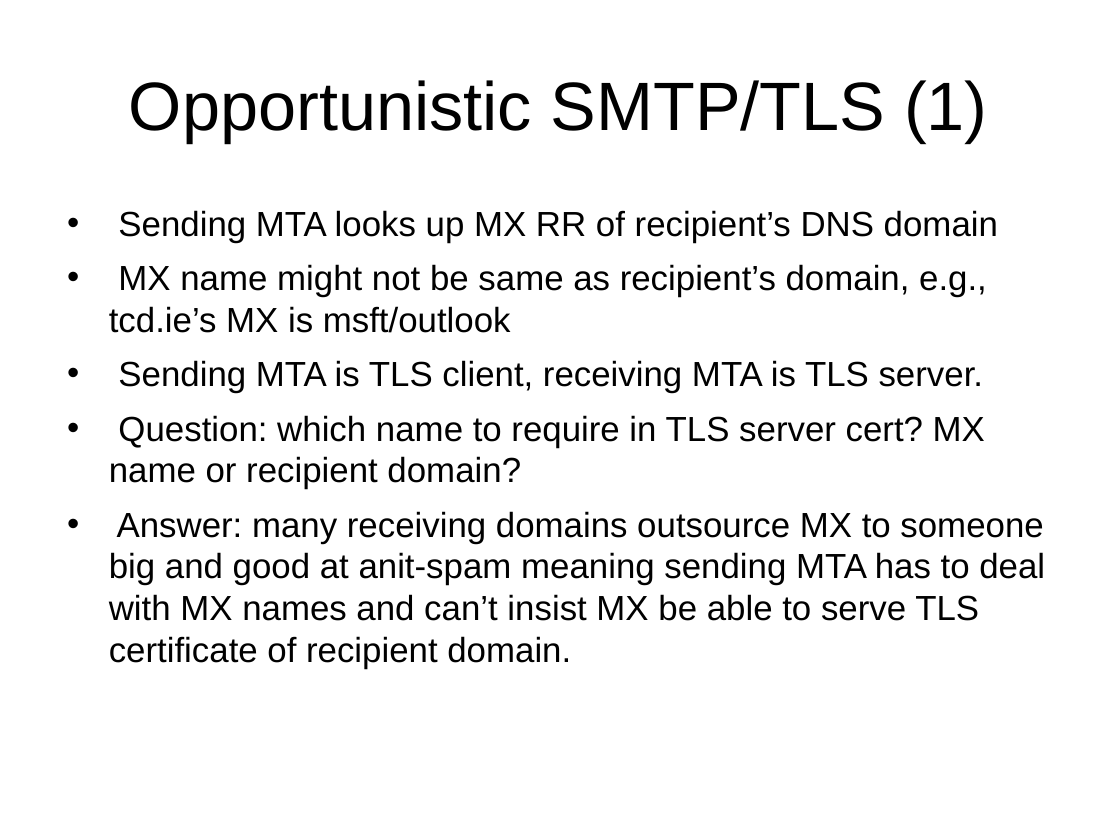
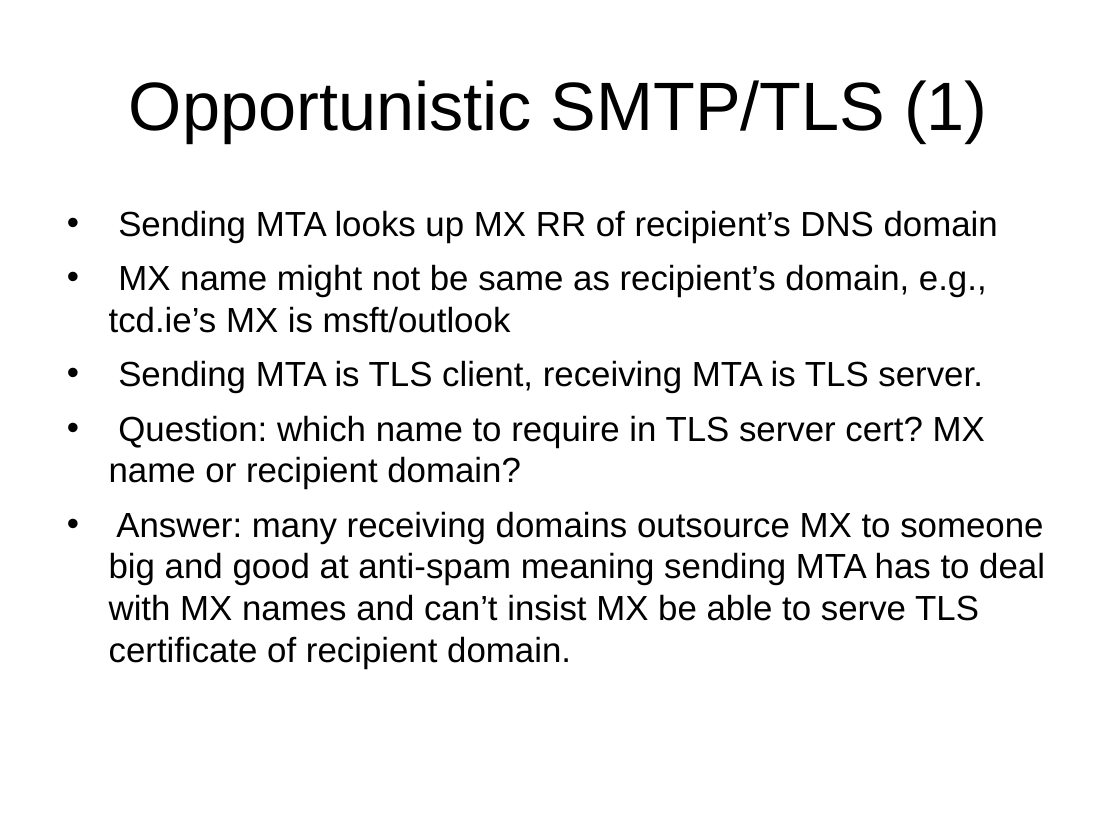
Before and after one commit to sftcd/cs7053, a slide deck: slide 10 of 2016lectures/04-spam.ppt. Drawn at 1120x840 pixels with LibreOffice and Linux fonts; fonts in the diff are those of the drawing. Boxes give left, top, right and bottom in pixels: in the first picture for what was removed or moved away, otherwise in the second. Text is boxed around its words. In the diff, an @@ line names an element or a change of style, - is before the commit and + after.

```diff
--- a/2016lectures/04-spam.ppt
+++ b/2016lectures/04-spam.ppt
@@ text at (x1=109, y1=511, x2=1045, y2=669): text changed @@
-• Answer: many receiving domains outsource MX to someone big and good at anit-spam meaning sending MTA has to deal with MX names and can’t insist MX be able to serve TLS certificate of recipient domain.
+• Answer: many receiving domains outsource MX to someone big and good at anti-spam meaning sending MTA has to deal with MX names and can’t insist MX be able to serve TLS certificate of recipient domain.
```
Also in this commit, not shown: 18 other slides changed, 1 slide added, 2 other files.
